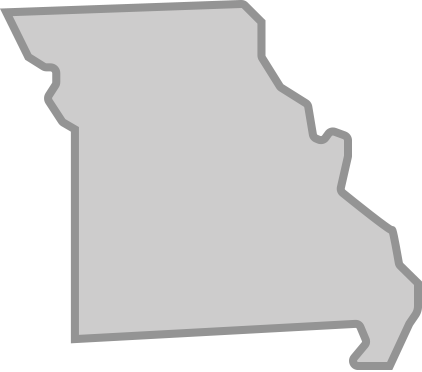
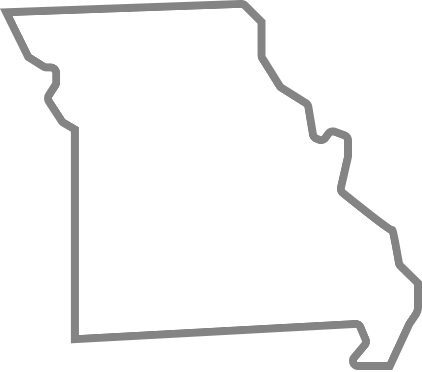
Before/after of a 422×372 layered artwork. What changed in the layer stack:
pixels changed over 0, 0, 422, 370 (layer not identified)
